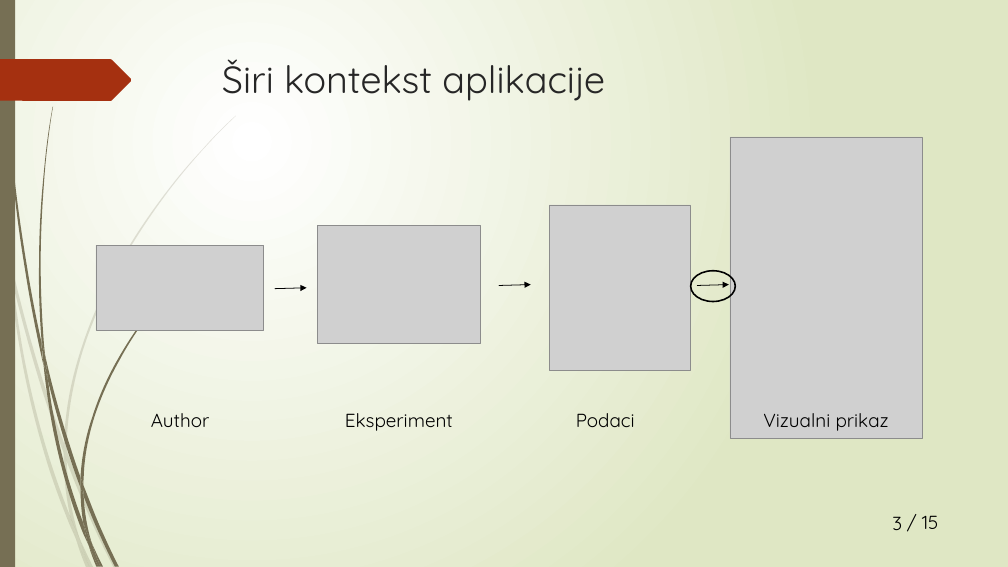
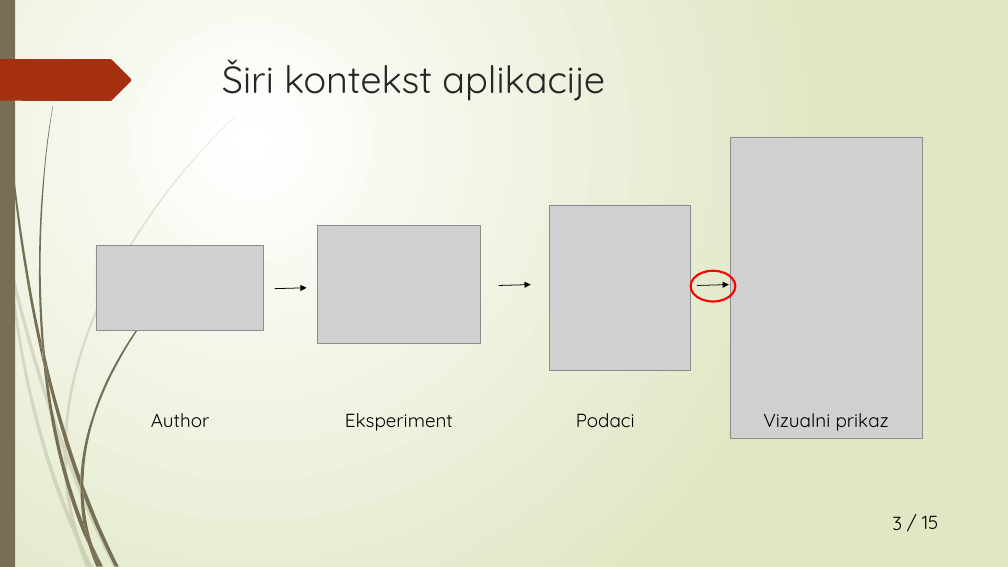
Before and after one commit to RokiFoki/Diplomski, a slide deck: slide 3 of Prezentacija.pptx. Drawn at 1008x567 pixels with LibreOffice and Linux fonts; fonts in the diff are those of the drawing; grey boxes stand for pictures. Boxes give left, top, right and bottom in pixels: in the first picture for what was removed or moved away, otherwise in the second. Text is boxed around its words. In the diff, an @@ line names an element or a change of style, - is before the commit and + after.

```diff
--- a/Prezentacija.pptx
+++ b/Prezentacija.pptx
@@ ellipse at <box>691,271,736,302</box>: outline #000000 1.5 pt to #FF0000 2 pt @@
```
Also in this commit, not shown: 8 other slides changed, 1 other file.
